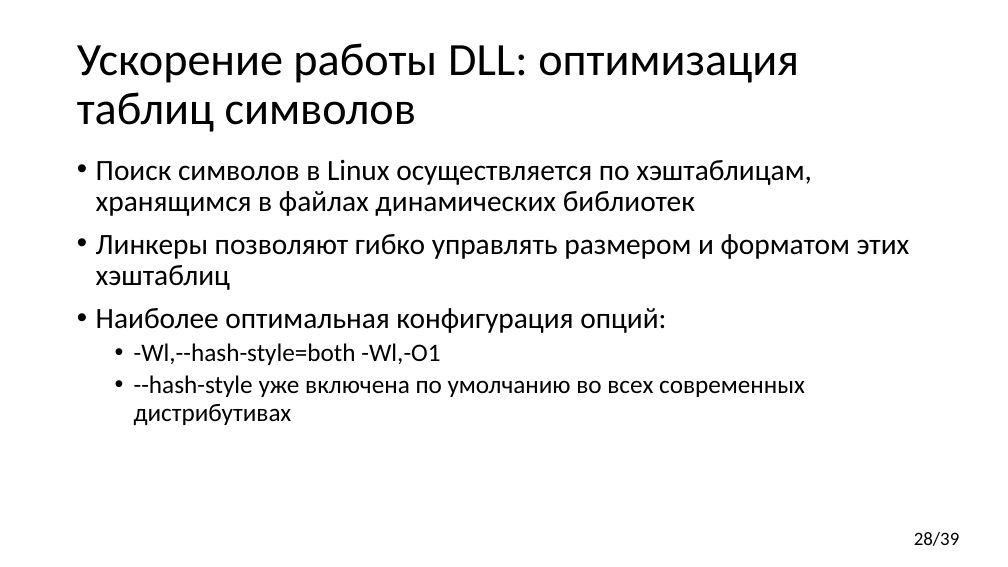
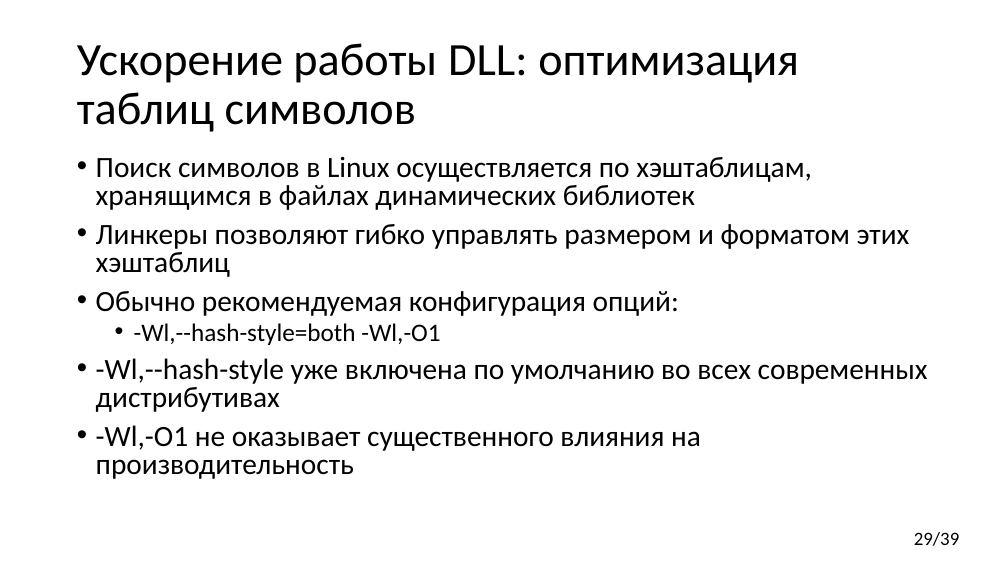
Before and after one commit to yugr/CppRussia, a slide deck: slide 29 of 2024/RU.pptx (slide 28 before the commit). Drawn at 1008x567 pixels with LibreOffice and Linux fonts; fonts in the diff are those of the drawing. Boxes give left, top, right and bottom in pixels: in the first picture for what was removed or moved away, otherwise in the second. Text is boxed around its words. In the diff, an @@ line names an element or a change of style, - is before the commit and + after.

```diff
--- a/2024/RU.pptx
+++ b/2024/RU.pptx
@@ text at (96,156,910,345): line spacing 0.9 to 0.8 @@
@@ text at (96,291,679,316): text changed @@
-• Наиболее оптимальная конфигурация опций:
+• Обычно рекомендуемая конфигурация опций:
@@ text at (96,358,928,479): text changed; size 24 to 28 pt @@
-  • --hash-style уже включена по умолчанию во всех современных дистрибутивах
+• -Wl,--hash-style уже включена по умолчанию во всех современных дистрибутивах
+• -Wl,-O1 не оказывает существенного влияния на производительность
@@ page number at (914,532,960,546): text changed @@
-28/39
+29/39
```
Also in this commit, not shown: 6 other slides changed, 6 slides added.
